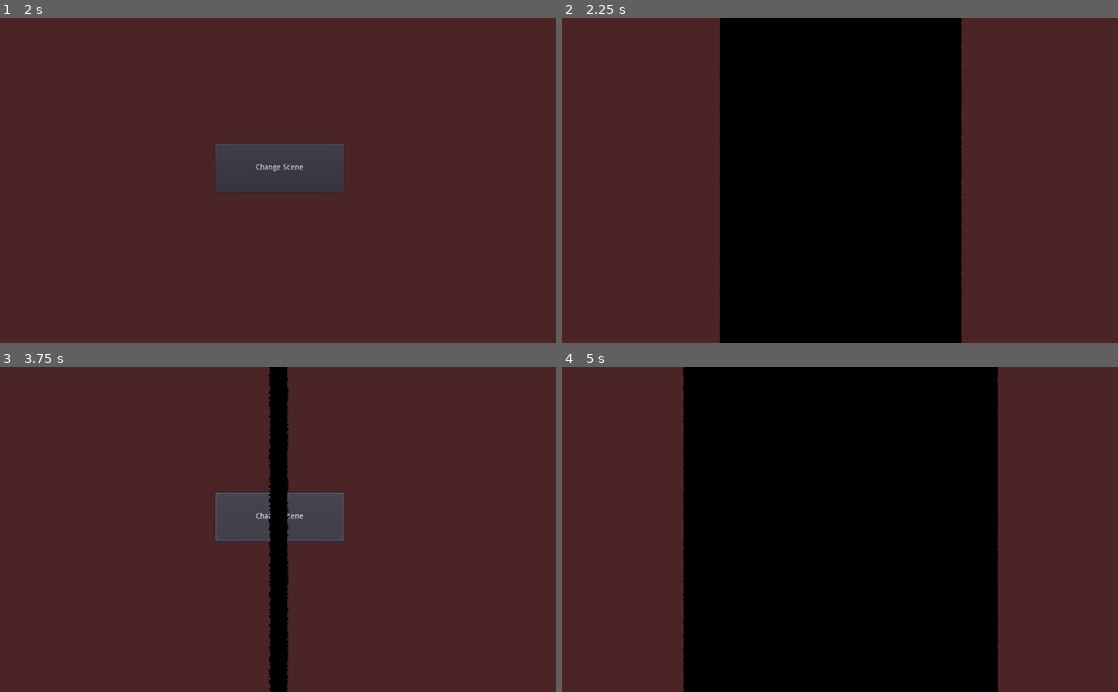
Above: before the commit, frames 1-4 (two rows, left to right).
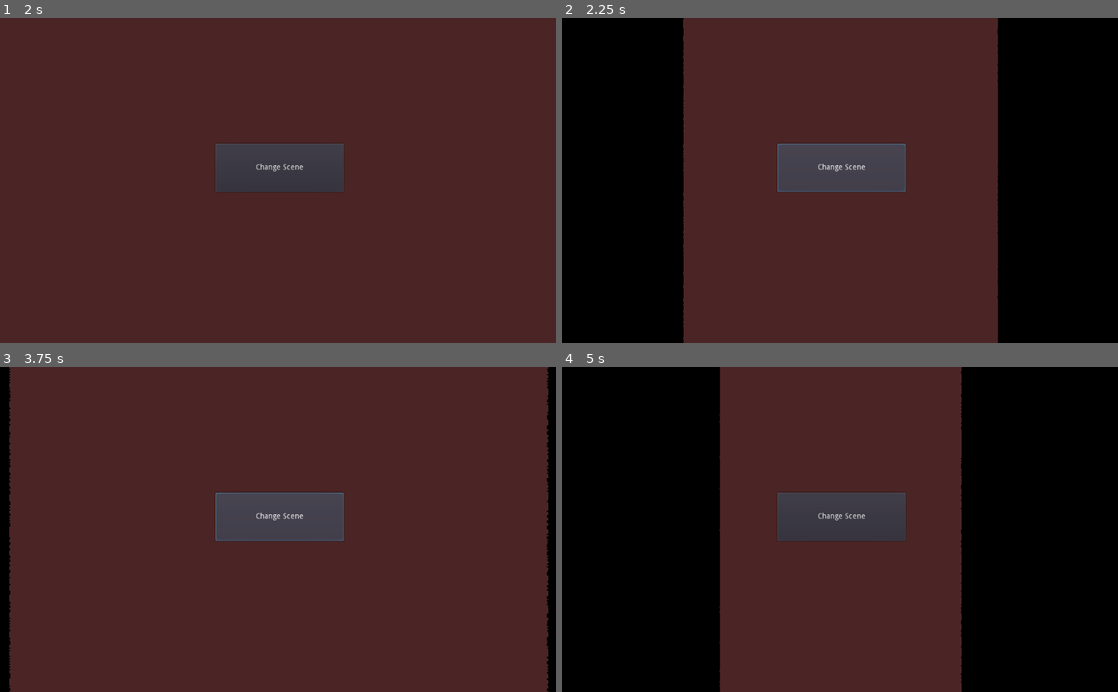
Above: after the commit, the same moments.

Repository: glass-brick/Scene-Manager
Game: Godot game, scene res://demo/test.tscn
The game is run twice, just before and just after one commit, with the same random seed, the same clock (stepped at 60 frames per second) and the same inputs.
Inputs:
- Up to frame 1 (2 s): click "Change Scene" at 0.5 s; click "Change Scene" at 1.25 s
- Up to frame 2 (2.25 s): click "Change Scene" at 2 s
- Up to frame 3 (3.75 s): click "Change Scene" at 2.75 s; click "Change Scene" at 3.5 s
- Up to frame 4 (5 s): click "Change Scene" at 4.25 s

Frame 1 is identical in both runs. In frame 2, 87% of the frame differs, in the area x 0-100%, y 0-100%; in frame 3, 6.5%; in frame 4, 87%.

Commit message:
Final demo fixes

Diff:
--- a/demo/test2.gd
+++ b/demo/test2.gd
@@ -8,6 +8,6 @@
 			"type": SceneManager.FadeTypes.ShaderFade,
 			"shader_pattern": "diagonal",
 			"shader_pattern_leave": "curtains",
-			"invert_on_leave": true
+			"invert_on_leave": false
 		}
 	)
--- a/project.godot
+++ b/project.godot
@@ -10,7 +10,7 @@
 
 [application]
 
-config/name="Plugins Test"
+config/name="Scene Manager"
 run/main_scene="res://demo/test.tscn"
 config/icon="res://icon.png"
 
Binary file added: scene_manager_demo.gif
Not shown, changed: README.md
